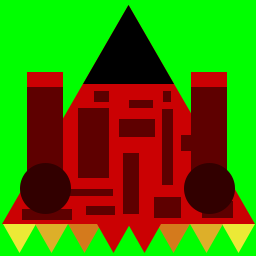
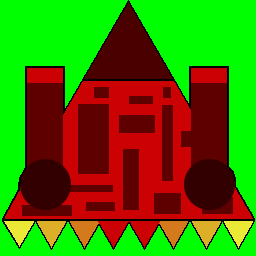
Comparing the layer stacks of the two 256×256 images. Changes:
added layer "Обводка" above "Правая пушка" over [2, 0, 255, 250]
